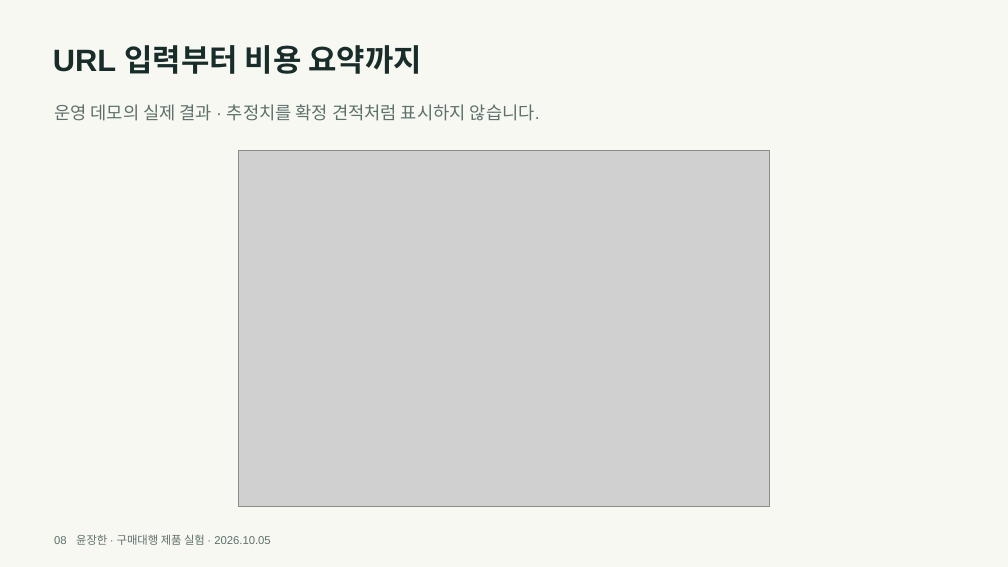
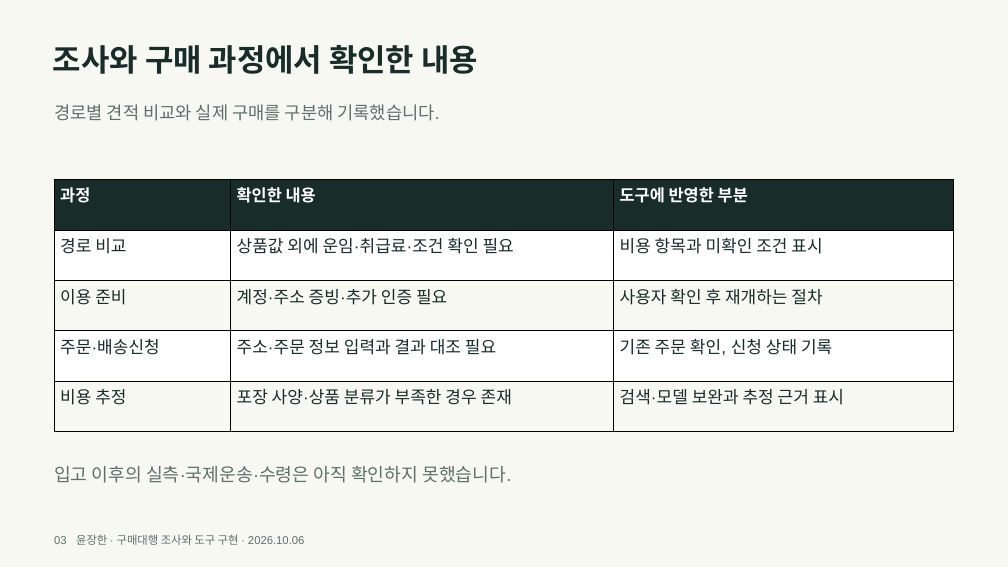
Before and after one commit to y00nZZang/crossborder-purchase-agent, a slide deck: slide 3 of portfolio/crossborder-portfolio.pptx (slide 8 before the commit). Drawn at 1008x567 pixels with LibreOffice and Linux fonts; fonts in the diff are those of the drawing; grey boxes stand for pictures. Boxes give left, top, right and bottom in pixels: in the first picture for what was removed or moved away, otherwise in the second. Text is boxed around its words. In the diff, an @@ line names an element or a change of style, - is before the commit and + after.

```diff
--- a/portfolio/crossborder-portfolio.pptx
+++ b/portfolio/crossborder-portfolio.pptx
@@ text at bbox=[53, 45, 478, 74]: text changed @@
-URL 입력부터 비용 요약까지
+조사와 구매 과정에서 확인한 내용
@@ text at bbox=[54, 104, 439, 121]: text changed @@
-운영 데모의 실제 결과 · 추정치를 확정 견적처럼 표시하지 않습니다.
+경로별 견적 비교와 실제 구매를 구분해 기록했습니다.
@@ picture removed at bbox=[238, 151, 770, 507] @@
@@ table added at bbox=[54, 180, 954, 432], 5 rows, 3 columns @@
+과정 | 확인한 내용 | 도구에 반영한 부분
+경로 비교 | 상품값 외에 운임·취급료·조건 확인 필요 | 비용 항목과 미확인 조건 표시
+이용 준비 | 계정·주소 증빙·추가 인증 필요 | 사용자 확인 후 재개하는 절차
+주문·배송신청 | 주소·주문 정보 입력과 결과 대조 필요 | 기존 주문 확인, 신청 상태 기록
+비용 추정 | 포장 사양·상품 분류가 부족한 경우 존재 | 검색·모델 보완과 추정 근거 표시
@@ text added at bbox=[54, 466, 511, 483], 21.8 pt, text #5E706B @@
+입고 이후의 실측·국제운송·수령은 아직 확인하지 못했습니다.
@@ text at bbox=[54, 534, 304, 545]: text changed @@
-08 윤장한 · 구매대행 제품 실험 · 2026.10.05
+03 윤장한 · 구매대행 조사와 도구 구현 · 2026.10.06
```
Also in this commit, not shown: 8 other slides changed, 3 slides added, 4 slides removed, 3 other files.
